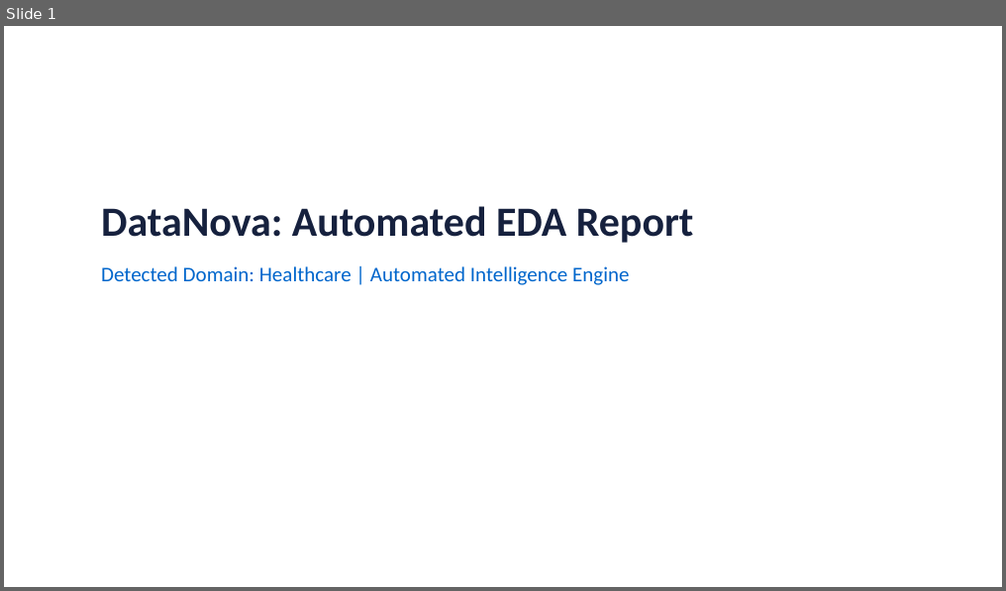
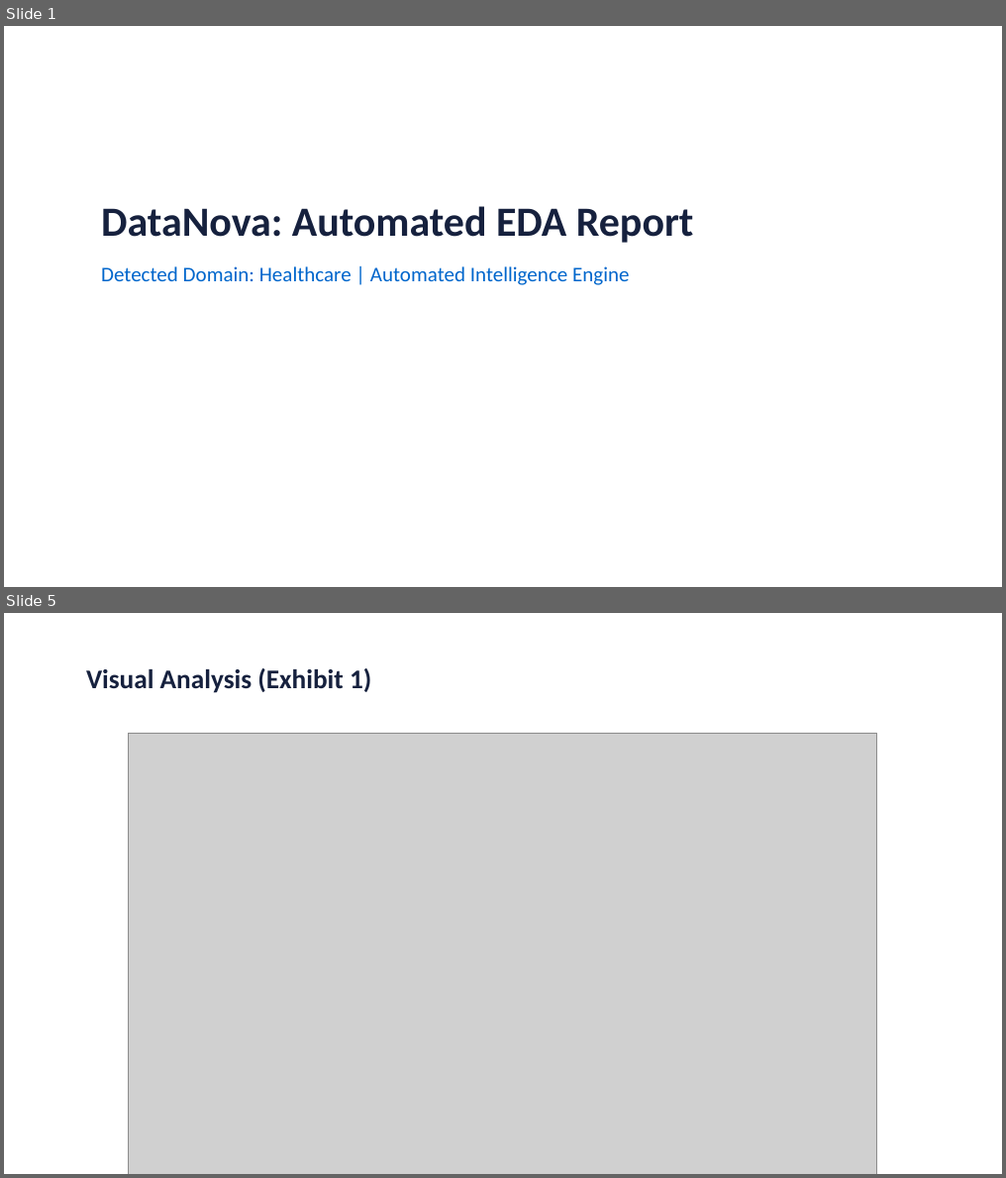
Before and after one commit to lekhalokare-28/datanova, a slide deck: reports/eda_presentation_report.pptx. Shown one above the other, each under a label of ours: slide 1 before the commit, slides 1 and 5 after it; the slides between them are not shown. The pictures are 1006x591 and 1006x1178 pixels, drawn with LibreOffice and Linux fonts; fonts in the diff are those of the drawing; grey boxes stand for pictures. Boxes give left, top, right and bottom in pixels: in the first picture for what was removed or moved away, otherwise in the second. Text is boxed around its words. In the diff, an @@ line names an element or a change of style, - is before the commit and + after.

```diff
--- a/reports/eda_presentation_report.pptx
+++ b/reports/eda_presentation_report.pptx
@@ slide 5 added at <box>4,613,1002,1174</box>, background #FFFFFF @@
@@ text added at <box>86,668,371,693</box>, 26 pt, text #16213E, bold @@
+Visual Analysis (Exhibit 1)
@@ picture added at <box>129,733,877,1174</box> @@
```
Also in this commit, not shown: 3 slides changed, 1 other slide added, 9 other files.
